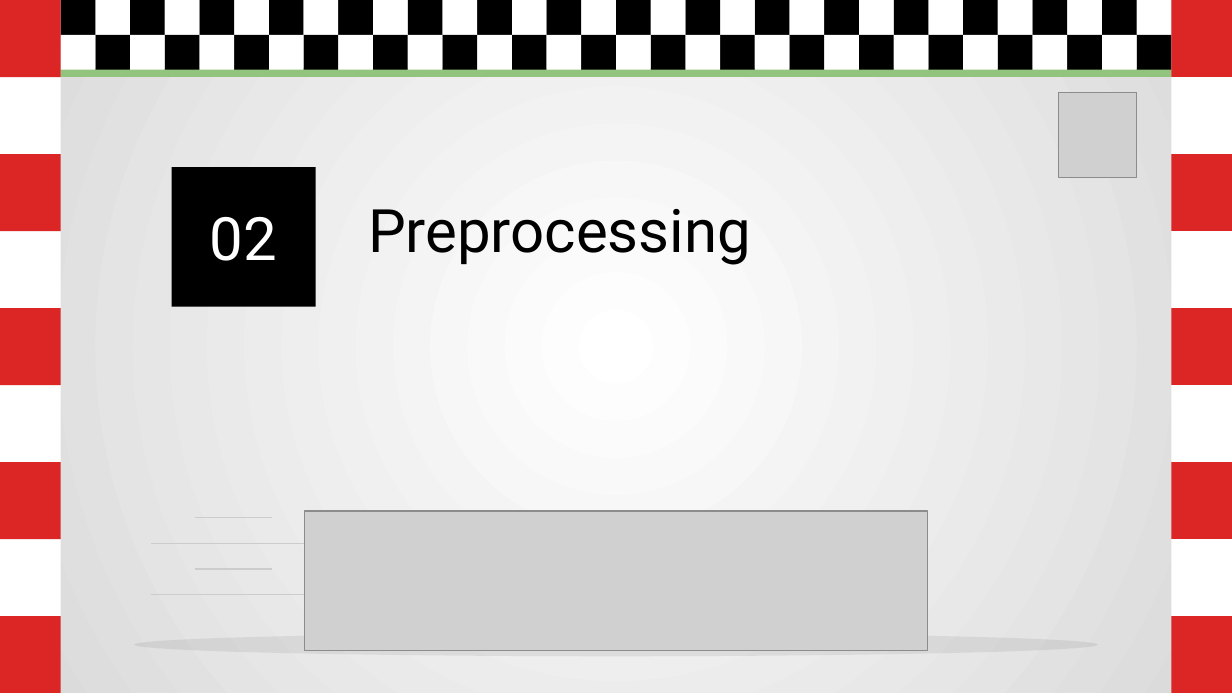
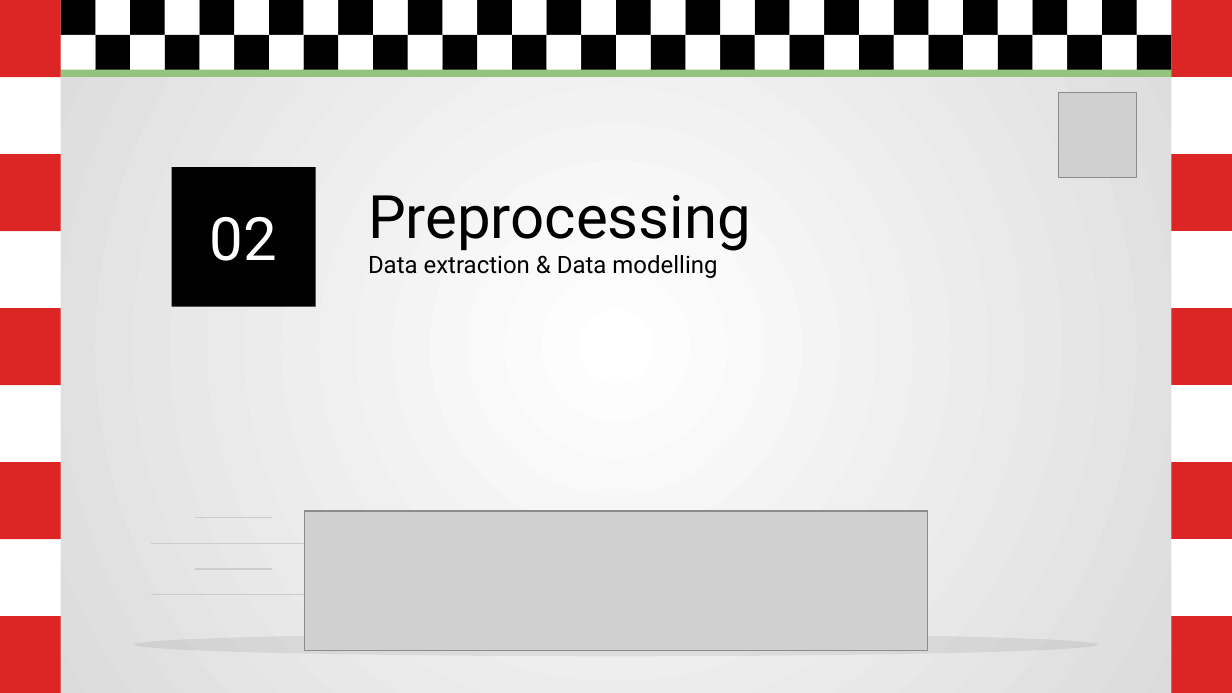
Before and after one commit to Rocco000/F1Track, a slide deck: slide 7 of F1Track_Presentation.pptx (slide 6 before the commit). Drawn at 1232x693 pixels with LibreOffice and Linux fonts; fonts in the diff are those of the drawing; grey boxes stand for pictures. Boxes give left, top, right and bottom in pixels: in the first picture for what was removed or moved away, otherwise in the second. Text is boxed around its words. In the diff, an @@ line names an element or a change of style, - is before the commit and + after.

```diff
--- a/F1Track_Presentation.pptx
+++ b/F1Track_Presentation.pptx
@@ title at box(368, 195, 751, 278): text changed; size 35 to 14 pt @@
-Preprocessing
+Preprocessing
+Data extraction & Data modelling
```
Also in this commit, not shown: 2 slides added.
